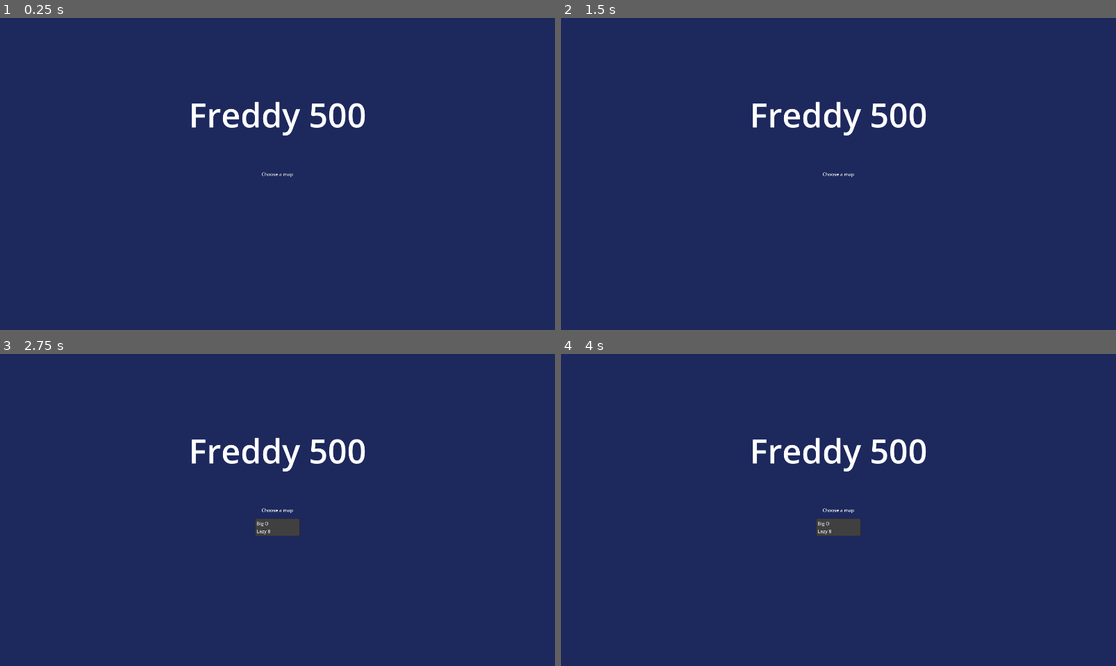
Above: before the commit, frames 1-4 (two rows, left to right).
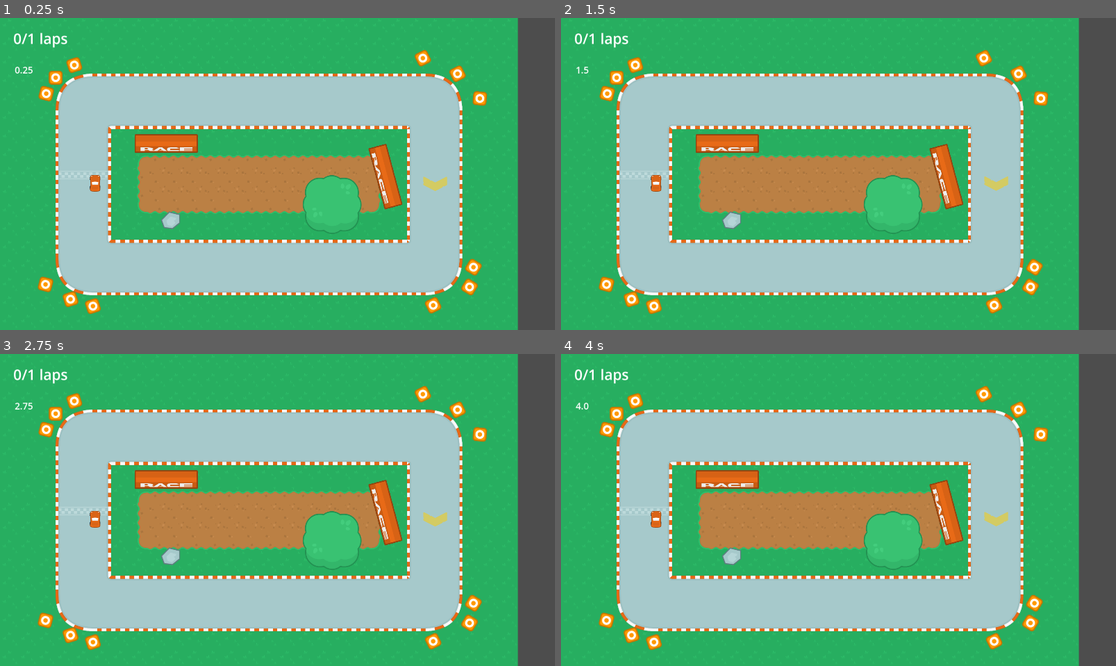
Above: after the commit, the same moments.

Repository: fredchien3/20-game-challenge
Game: Godot game, scene res://scenes/main/main.tscn
The game is run twice, just before and just after one commit, with the same random seed, the same clock (stepped at 60 frames per second) and the same inputs.
Inputs (mouse positions are in pixels of both pictures, inside the frame that each line leads up to):
- Up to frame 1 (0.25 s): no input
- Up to frame 2 (1.5 s): click (838, 174) at 0.5 s, where only the run before the commit has a clickable "Choose a map"; click (838, 174) at 1.25 s, where only the run before the commit has a clickable "Choose a map"
- Up to frame 3 (2.75 s): click (277, 510) at 2 s, where only the run before the commit has a clickable "Choose a map"
- Up to frame 4 (4 s): no input

The runs differ from the first frame. In frame 1, 100% of the frame differs, in the area x 0-100%, y 0-100%; in frame 2, 100%; in frame 3, 100%; in frame 4, 100%.

Commit message:
Add obstacles

Diff:
--- a/4--indy-500/scenes/main/main.gd
+++ b/4--indy-500/scenes/main/main.gd
@@ -24,7 +24,7 @@
 	reset_variables()
 	$MainMenu/TrackSelector.get_popup().id_pressed.connect(_on_track_selected)
 	# debug
-	#_on_track_selected(0)
+	_on_track_selected(0)
 
 func _process(delta: float) -> void:
 	if game_running:
--- a/4--indy-500/scenes/tracks/big_o.tscn
+++ b/4--indy-500/scenes/tracks/big_o.tscn
@@ -1,9 +1,13 @@
-[gd_scene load_steps=9 format=4 uid="uid://wolv0jbvkokr"]
+[gd_scene load_steps=13 format=4 uid="uid://wolv0jbvkokr"]
 
 [ext_resource type="TileSet" uid="uid://dqvid33ganbnt" path="res://scenes/tracks/main_tileset.tres" id="1_qhpfk"]
 [ext_resource type="Script" uid="uid://jd7nk7n8mcu4" path="res://scenes/tracks/big_o.gd" id="1_u7fg4"]
 [ext_resource type="Texture2D" uid="uid://b8rq34ioehmoi" path="res://scenes/tracks/arrow_yellow.png" id="3_scaqv"]
+[ext_resource type="Texture2D" uid="uid://c7epic6ls60cy" path="res://scenes/tracks/obstacles/barrier_red_race.png" id="3_suu1x"]
 [ext_resource type="Animation" uid="uid://fx033375fy0g" path="res://scenes/tracks/float.res" id="4_0y5cs"]
+[ext_resource type="Texture2D" uid="uid://dse1em85f7tho" path="res://scenes/tracks/obstacles/rock2.png" id="4_5251s"]
+[ext_resource type="Texture2D" uid="uid://bawyosq0qklj3" path="res://scenes/tracks/obstacles/tree_large.png" id="5_vahvq"]
+[ext_resource type="PackedScene" uid="uid://dmmklbxwph2tu" path="res://scenes/tracks/obstacles/cone.tscn" id="6_n564s"]
 
 [sub_resource type="Curve2D" id="Curve2D_qhpfk"]
 _data = {
@@ -27,15 +31,109 @@
 z_index = -1
 script = ExtResource("1_u7fg4")
 
-[node name="Grass" type="TileMapLayer" parent="."]
+[node name="TileMaps" type="Node2D" parent="."]
+
+[node name="Grass" type="TileMapLayer" parent="TileMaps"]
 tile_map_data = PackedByteArray("AAAAAAAAAAAMAAIAAAABAAAAAAAMAAIAAAACAAAAAAAMAAIAAAADAAAAAAAMAAIAAAAEAAAAAAAMAAIAAAAFAA …(7984 unchanged characters)…
 tile_set = ExtResource("1_qhpfk")
 metadata/_edit_lock_ = true
 
-[node name="Track" type="TileMapLayer" parent="."]
+[node name="Track" type="TileMapLayer" parent="TileMaps"]
 tile_map_data = PackedByteArray("AAAOAAMAAAAEAAkAAGAPAA4AAAAEAAkAAFARAA4AAAAEAAkAAFAYAAoAAAAEAAkAAAADAAkAAAAEAAkAADADAA …(3504 unchanged characters)…
 tile_set = ExtResource("1_qhpfk")
 metadata/_edit_lock_ = true
+
+[node name="Obstacles" type="Node2D" parent="."]
+
+[node name="Barrier" type="StaticBody2D" parent="Obstacles"]
+position = Vector2(2667, 1098)
+rotation = 1.309
+scale = Vector2(2.08306, 2.08306)
+
+[node name="BarrierRedRace" type="Sprite2D" parent="Obstacles/Barrier"]
+texture = ExtResource("3_suu1x")
+
+[node name="CollisionPolygon2D" type="CollisionPolygon2D" parent="Obstacles/Barrier"]
+polygon = PackedVector2Array(-105, -31, -105, 31, 105, 31, 105, -31)
+
+[node name="Barrier2" type="StaticBody2D" parent="Obstacles"]
+position = Vector2(1150, 869)
+scale = Vector2(2.08306, 2.08306)
+
+[node name="BarrierRedRace" type="Sprite2D" parent="Obstacles/Barrier2"]
+texture = ExtResource("3_suu1x")
+
+[node name="CollisionPolygon2D" type="CollisionPolygon2D" parent="Obstacles/Barrier2"]
+polygon = PackedVector2Array(-105, -31, -105, 31, 105, 31, 105, -31)
+
+[node name="Rock" type="StaticBody2D" parent="Obstacles"]
+position = Vector2(1180, 1401)
+scale = Vector2(0.518795, 0.518795)
+
+[node name="Rock2" type="Sprite2D" parent="Obstacles/Rock"]
+scale = Vector2(3.48832, 3.48832)
+texture = ExtResource("4_5251s")
+
+[node name="CollisionPolygon2D" type="CollisionPolygon2D" parent="Obstacles/Rock"]
+scale = Vector2(3.48832, 3.48832)
+polygon = PackedVector2Array(35.5, -24.4, -4.8734, -33.2538, -37.2672, -1.14667, -25.227, 28.6671, 8.8, 33, 36.1205, 10.8935)
+
+[node name="Tree" type="StaticBody2D" parent="Obstacles"]
+position = Vector2(2298, 1292)
+scale = Vector2(1.90974, 1.90974)
+
+[node name="Sprite2D" type="Sprite2D" parent="Obstacles/Tree"]
+texture = ExtResource("5_vahvq")
+
+[node name="CollisionPolygon2D" type="CollisionPolygon2D" parent="Obstacles/Tree"]
+polygon = PackedVector2Array(-85, -85, -106, 6, -77, 86, 0, 105, 74, 89, 108, -2, 84, -82, 0, -107)
+
+[node name="Cone" parent="Obstacles" instance=ExtResource("6_n564s")]
+position = Vector2(384, 413)
+
+[node name="Cone2" parent="Obstacles" instance=ExtResource("6_n564s")]
+position = Vector2(513, 326)
+rotation = -0.308508
+
+[node name="Cone3" parent="Obstacles" instance=ExtResource("6_n564s")]
+position = Vector2(319, 523)
+rotation = 0.251508
+
+[node name="Cone4" parent="Obstacles" instance=ExtResource("6_n564s")]
+position = Vector2(487, 1947)
+rotation = -0.308508
+
+[node name="Cone5" parent="Obstacles" instance=ExtResource("6_n564s")]
+position = Vector2(314, 1844)
+rotation = 0.251508
+
+[node name="Cone6" parent="Obstacles" instance=ExtResource("6_n564s")]
+position = Vector2(642, 1995)
+rotation = -0.308508
+
+[node name="Cone7" parent="Obstacles" instance=ExtResource("6_n564s")]
+position = Vector2(3248, 1863)
+rotation = -1.01739
+
+[node name="Cone8" parent="Obstacles" instance=ExtResource("6_n564s")]
+position = Vector2(2996, 1989)
+rotation = -0.457379
+
+[node name="Cone9" parent="Obstacles" instance=ExtResource("6_n564s")]
+position = Vector2(3275, 1726)
+rotation = -1.01739
+
+[node name="Cone10" parent="Obstacles" instance=ExtResource("6_n564s")]
+position = Vector2(3166, 387)
+rotation = -2.03479
+
+[node name="Cone11" parent="Obstacles" instance=ExtResource("6_n564s")]
+position = Vector2(3320, 558)
+rotation = -1.47477
+
+[node name="Cone12" parent="Obstacles" instance=ExtResource("6_n564s")]
+position = Vector2(2926, 279)
+rotation = -2.03479
 
 [node name="SpawnPath" type="Path2D" parent="."]
 position = Vector2(-3, 27)
--- /dev/null
+++ b/4--indy-500/scenes/tracks/obstacles/cone.tscn
@@ -0,0 +1,15 @@
+[gd_scene load_steps=2 format=3 uid="uid://dmmklbxwph2tu"]
+
+[ext_resource type="Texture2D" uid="uid://bptxafvtmyraa" path="res://scenes/tracks/obstacles/cone_straight.png" id="1_ja4x8"]
+
+[node name="Cone" type="RigidBody2D"]
+gravity_scale = 0.0
+linear_damp = 7.0
+angular_damp = 7.0
+
+[node name="Sprite2D" type="Sprite2D" parent="."]
+scale = Vector2(2.17909, 2.17909)
+texture = ExtResource("1_ja4x8")
+
+[node name="CollisionPolygon2D" type="CollisionPolygon2D" parent="."]
+polygon = PackedVector2Array(-42, -46, -44, 45, 45, 46, 47, -47)
Binary file added: 4--indy-500/scenes/tracks/obstacles/barrier_red.png
Not shown, added: 4--indy-500/scenes/tracks/obstacles/barrier_red.png.import
Binary file added: 4--indy-500/scenes/tracks/obstacles/barrier_red_race.png
Not shown, added: 4--indy-500/scenes/tracks/obstacles/barrier_red_race.png.import
Binary file added: 4--indy-500/scenes/tracks/obstacles/barrier_white.png
Not shown, added: 4--indy-500/scenes/tracks/obstacles/barrier_white.png.import
Binary file added: 4--indy-500/scenes/tracks/obstacles/barrier_white_race.png
Not shown, added: 4--indy-500/scenes/tracks/obstacles/barrier_white_race.png.import
Binary file added: 4--indy-500/scenes/tracks/obstacles/cone_down.png
Not shown, added: 4--indy-500/scenes/tracks/obstacles/cone_down.png.import
Binary file added: 4--indy-500/scenes/tracks/obstacles/cone_straight.png
Not shown, added: 4--indy-500/scenes/tracks/obstacles/cone_straight.png.import
(and 10 more such lines)
